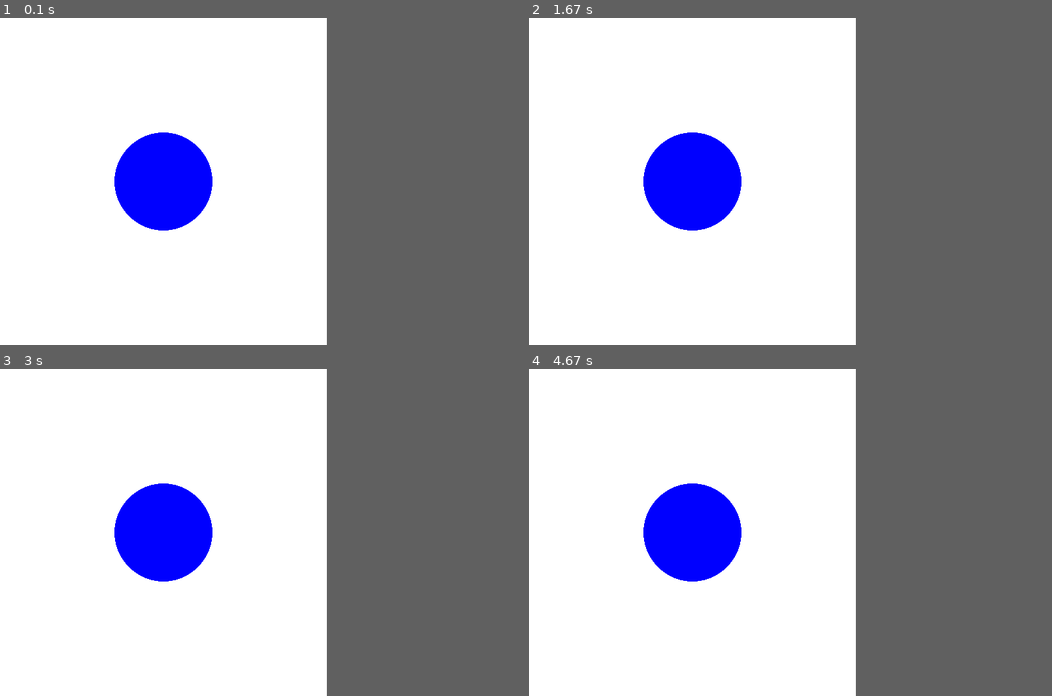
Above: before the commit, frames 1-4 (two rows, left to right).
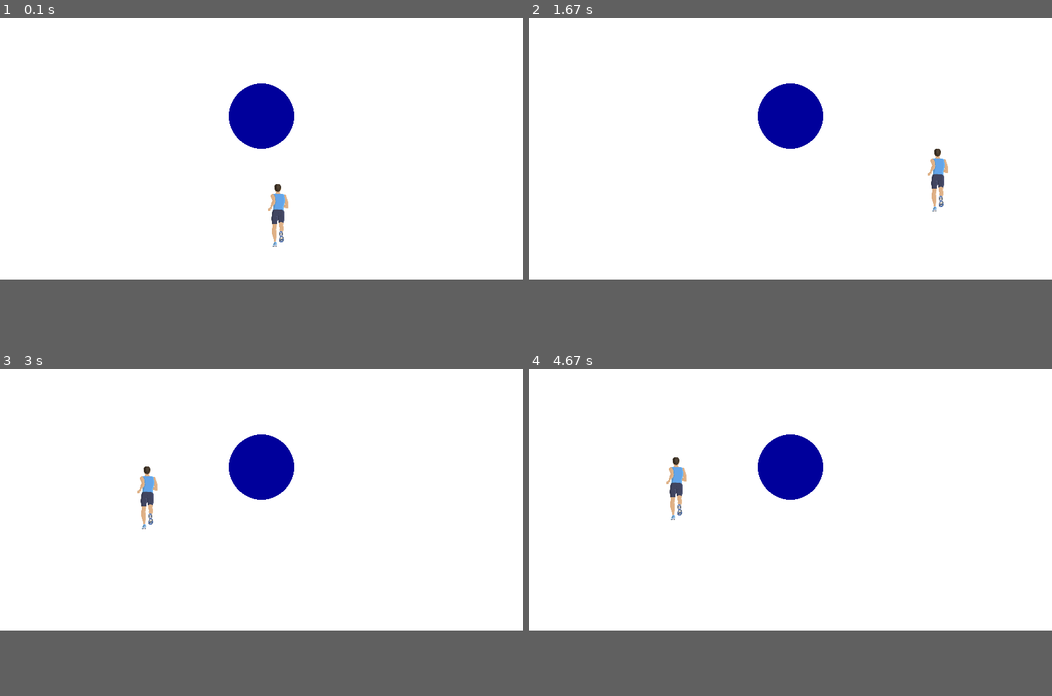
Above: after the commit, the same moments.

Repository: anngedeus/Blackout-3D-Audio
Game: pygame game, started from blackoutInterface.py
Same seed, same stepped clock (60 frames per second), same inputs: the game is played once before the commit and once after it.
Inputs:
- Up to frame 1 (0.1 s): no input
- Up to frame 2 (1.67 s): hold Right 0.33-0.8 s; hold Up 0.83-1.13 s; hold Right 1.17-1.63 s
- Up to frame 3 (3 s): hold Left 1.67-2.2 s; hold Down 2.23-2.53 s; hold Left 2.57-2.97 s
- Up to frame 4 (4.67 s): hold Up 3-3.37 s; hold Right 3.4-4.03 s; hold Down 4.07-4.43 s; hold Left from 4.47 s (still down)
In our replay, the window is 500x500 before the commit and 800x400 after it. These sizes can differ from the game's own. Grey fills any space a smaller window leaves; there, only what the larger window draws over its background counts as a difference.

The runs differ from the first frame. In frame 1, 6.7% of the frame differs, in the area x 21-57%, y 20-70%; in frame 2, 6.7%; in frame 3, 6.5%; in frame 4, 6.6%.

Commit message:
Left and Right arrow keys move the player

Diff:
--- a/blackout/pyGame/main.py
+++ b/blackout/pyGame/main.py
@@ -1,39 +1,109 @@
+# Simple pygame program ----- An example for now --- for testing interface
+
+# Import and initialize the pygame library
 import pygame
-
-
-#Code credit to Code Nust on YouTube
-#initilize engine
 pygame.init()
 
 #game constants
 WIDTH, HEIGHT = 800, 400
-GROUND_HEIGHT = 100
+GROUND_HEIGHT = 50
 FPS = 60
+OBS_SPEED = 3
 #lane
 LEFT = -1
 CENTER = 0
 RIGHT = 1
 
-#colors
-WHITE = (255, 255, 255)
+# Set up the drawing window
+screen = pygame.display.set_mode([WIDTH, HEIGHT])
+pygame.display.set_caption("BlackOUT")
 
-#create game window
-screen = pygame.display.set_mode((WIDTH, HEIGHT))
-pygame.display.set_caption("BlackOut")
-
-#load asset images
+#load assests
 player_img = pygame.image.load('runner.jpg')
 coin_img = pygame.image.load('coin.png')
 sign_img = pygame.image.load('sign.png')
 train_img = pygame.image.load('train.jpg')
 
+#player variables
 #define player variables
-player_x = WIDTH //2
+player_x = WIDTH // 2
 player_y = HEIGHT - GROUND_HEIGHT - player_img.get_height()
-player_speed= 5
+player_speed = 5
 #player state
 player_jump = False
 jump_height = 20
 player_slide = False
 slide_height = -20
 #lane state
+player_lane = CENTER
+
+sign_x = WIDTH
+sign_y = HEIGHT - GROUND_HEIGHT - sign_img.get_height()
+sign_speed = OBS_SPEED
+
+
+
+# Run until the user asks to quit
+running = True
+#clock = pygame.time.Clock()
+
+while running:
+
+    # Did the user click the window close button?
+    for event in pygame.event.get():
+        if event.type == pygame.QUIT:
+            running = False
+
+        #handle player input
+        keys = pygame.key.get_pressed()
+        if keys[pygame.K_LEFT]:
+            if player_lane != -1:
+                player_lane -= 1
+                player_x = WIDTH * .75
+        if keys[pygame.K_RIGHT]:
+            if player_lane != 1:
+                player_lane +=1
+                player_x = WIDTH * .25
+        if keys[pygame.K_UP] and not player_jump:
+            player_jump = True
+        if keys[pygame.K_DOWN] and not player_slide:
+            player_slide = True
+
+        #player jump and fall
+        if player_jump:
+            player_y -= jump_height
+            jump_height -= 1
+            if jump_height < -15:
+                player_jump = False
+                jump_height = 15
+        else:
+            if player_y < HEIGHT - GROUND_HEIGHT -player_img.get_height():
+                player_y += jump_height
+                jump_height += 1
+            else:
+                player_y = HEIGHT -GROUND_HEIGHT - player_img.get_height()
+                jump_height = 15
+
+    #obstacle movements
+    sign_y -= OBS_SPEED
+
+
+    #collision check
+    player_rect = pygame.Rect(player_x, player_y, player_img.get_width(), player_img.get_height())
+    sign_rect = pygame.Rect(sign_x, sign_y, sign_img.get_width(), sign_img.get_height())
+
+    if player_rect.colliderect(sign_rect):
+        running = False
+
+    #Draw everything
+    screen.fill((255, 255, 255))
+#screen.blit(player_img, (player_x, player_y))
+#screen.blit(sign_img, (sign_x, sign_y))
+    pygame.draw.circle(screen, (0,0,255), (250,250), 75)
+    # Flip the display
+    pygame.display.flip()
+
+
+    #clock.tick(FPS)
+    # Done! Time to quit.
+pygame.quit()
--- a/blackoutInterface.py
+++ b/blackoutInterface.py
@@ -4,24 +4,84 @@
 import pygame
 pygame.init()
 
+#game constants
+WIDTH, HEIGHT = 800, 400
+GROUND_HEIGHT = 50
+FPS = 60
+OBS_SPEED = 3
+#lane
+LEFT = WIDTH * .25
+CENTER = WIDTH /2
+RIGHT = WIDTH * .75
+
+#load assests
+player_img = pygame.image.load('runner.png')
+player_img = pygame.transform.scale(player_img, (50, 100))
+coin_img = pygame.image.load('coin.png')
+coin_img = pygame.transform.scale(coin_img, (50, 50))
+sign_img = pygame.image.load('sign.png')
+sign_img = pygame.transform.scale(sign_img, (50, 100))
+train_img = pygame.image.load('train.jpg')
+train_img = pygame.transform.scale(train_img, (70, 70))
+
+#define player variables
+player_x = WIDTH // 2
+player_y = HEIGHT - GROUND_HEIGHT - player_img.get_height()
+player_speed = 5
+#player state
+player_jump = False
+jump_height = 20
+player_slide = False
+slide_height = -20
+player_lane = 0
 # Set up the drawing window
-screen = pygame.display.set_mode([500, 500])
+screen = pygame.display.set_mode([WIDTH, HEIGHT])
+pygame.display.set_caption("BlackOUT")
 
-# Run until the user asks to quit
 running = True
+
 while running:
-
-    # Did the user click the window close button?
     for event in pygame.event.get():
         if event.type == pygame.QUIT:
             running = False
+
+        #handle player input
+        keys = pygame.key.get_pressed()
+        if keys[pygame.K_LEFT]:
+            if player_lane != -1:
+                player_lane -= 1
+        if keys[pygame.K_RIGHT]:
+            if player_lane != 1:
+                player_lane +=1
+        if keys[pygame.K_UP] and not player_jump:
+            player_jump = True
+        if keys[pygame.K_DOWN] and not player_slide:
+            player_slide = True
+        if player_lane == -1: player_x = LEFT
+        if player_lane == 0: player_x = CENTER
+        if player_lane == 1: player_x = RIGHT
+        #player jump and fall
+        if player_jump:
+            player_y -= jump_height
+            jump_height -= 1
+            if jump_height < -15:
+                player_jump = False
+                jump_height = 15
+        else:
+            if player_y < HEIGHT - GROUND_HEIGHT -player_img.get_height():
+                player_y += jump_height
+                jump_height += 1
+            else:
+                player_y = HEIGHT -GROUND_HEIGHT - player_img.get_height()
+                jump_height = 15
 
     # Fill the background with white
     screen.fill((255, 255, 255))
 
     # Draw a solid blue circle in the center
-    pygame.draw.circle(screen, (0, 0, 255), (250, 250), 75)
+    pygame.draw.circle(screen, (0, 0, 155), (WIDTH /2, 150), 50)
 
+    screen.blit(player_img, (player_x, player_y))
     # Flip the display
     pygame.display.flip()
 
Binary file removed: blackout/pyGame/runner.jpg
Renamed: blackout/pyGame/coin.png -> coin.png
Binary file added: runner.png
Renamed: blackout/pyGame/sign.png -> sign.png
Renamed: blackout/pyGame/train.jpg -> train.jpg
